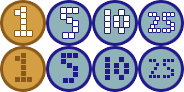
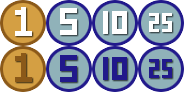
Layered file, before and after one edit (w=184, h=92). Changes by layer:
painted on "num active" over [149, 13, 174, 32]
added layer "num inactive" (1st of 4, in "twenty five") in group "twenty five" over [149, 59, 172, 78]
hid "num inactive" (2nd of 4, in "twenty five") over [149, 59, 174, 78]
painted on "ten num" over [103, 10, 129, 34]
added layer "ten num inactive" (1st of 2, in "ten cent") in group "ten cent" over [103, 57, 127, 80]
hid "ten num inactive" (2nd of 2, in "ten cent") over [105, 57, 129, 80]
added layer "num solid" (1st of 2, in "five cent") in group "five cent" over [60, 8, 77, 35]
added layer "num solid INACTIVE" in group "five cent" over [60, 55, 77, 82]
hid "num" (1st of 2, in "five cent") over [61, 8, 78, 38]
hid "num inactive" (3rd of 4, in "five cent") over [61, 53, 78, 83]
added layer "num solid" (2nd of 2, in "one cent") in group "one cent" over [15, 7, 32, 36]
added layer "num solid inactive" in group "one cent" over [15, 53, 28, 82]
hid "num" (2nd of 2, in "one cent") over [15, 7, 32, 36]
hid "num inactive" (4th of 4, in "one cent") over [15, 53, 28, 82]
